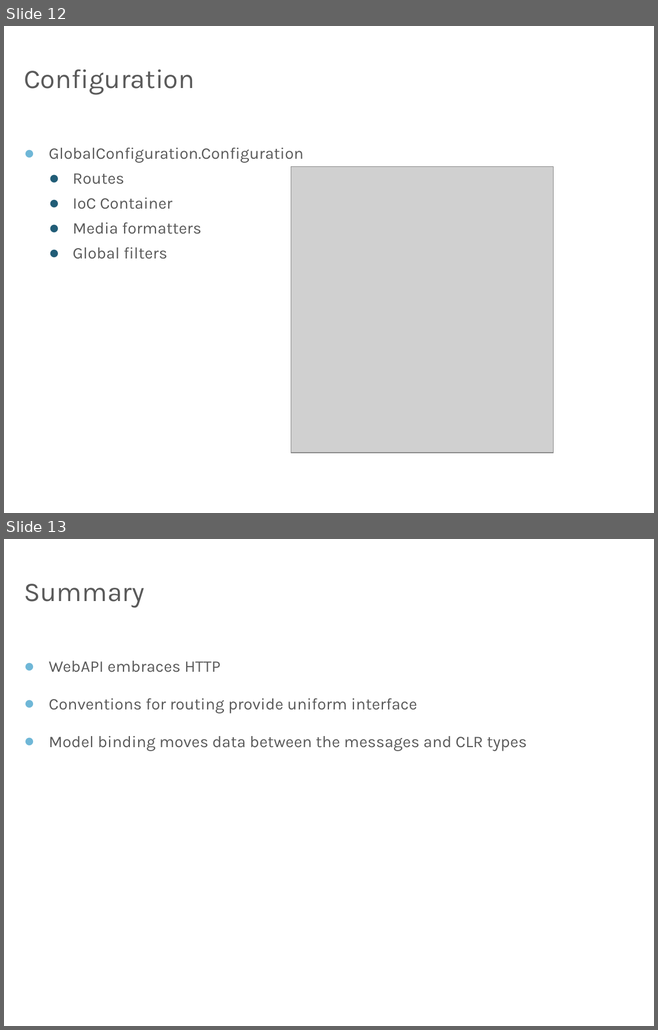
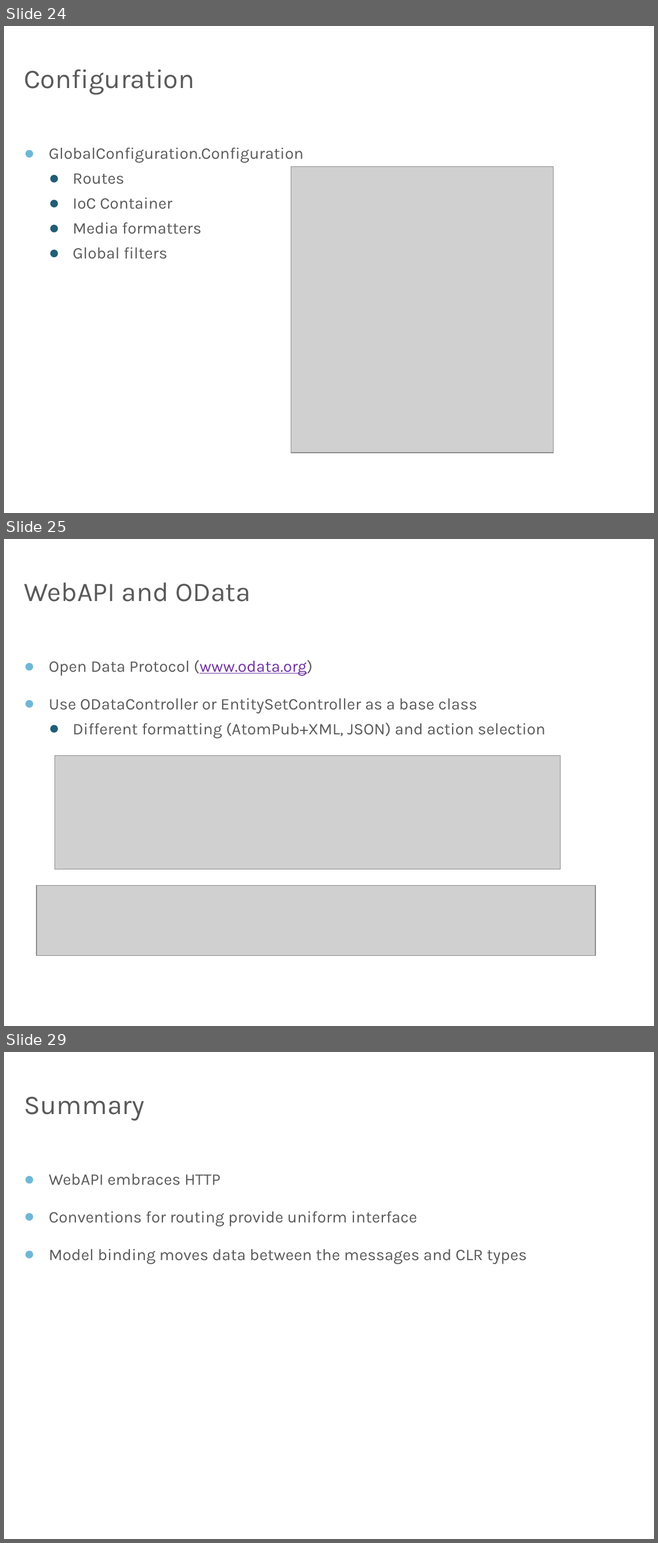
Before and after one commit to OdeToCode/classes, a slide deck: mvc/slides/w2_WebAPI_Core.pptx. Shown one above the other, each under a label of ours: slides 12 and 13 before the commit, slides 24, 25 and 29 after it; the slides between them are not shown. The pictures are 658x1030 and 658x1543 pixels, drawn with LibreOffice and Linux fonts; fonts in the diff are those of the drawing; grey boxes stand for pictures; background and template pictures are left out. Boxes give left, top, right and bottom in pixels: in the first picture for what was removed or moved away, otherwise in the second. Text is boxed around its words. In the diff, an @@ line names an element or a change of style, - is before the commit and + after.

```diff
--- a/mvc/slides/w2_WebAPI_Core.pptx
+++ b/mvc/slides/w2_WebAPI_Core.pptx
@@ slide 25 added at (4, 539, 654, 1026), background picture (left out) @@
@@ title added at (24, 583, 250, 602), 30 pt, text #595959 @@
+WebAPI and OData
@@ text added at (49, 660, 545, 739), 18 pt, text #595959 @@
+● Open Data Protocol (www.odata.org)
+● Use ODataController or EntitySetController as a base class
+  ● Different formatting (AtomPub+XML, JSON) and action selection
@@ picture added at (54, 755, 560, 869) @@
@@ picture added at (36, 885, 595, 955) @@
@@ what was slide 12 is now slide 24 @@
@@ what was slide 13 is now slide 29 @@
```
Also in this commit, not shown: 1 slide changed, 15 other slides added, 1 other file.
